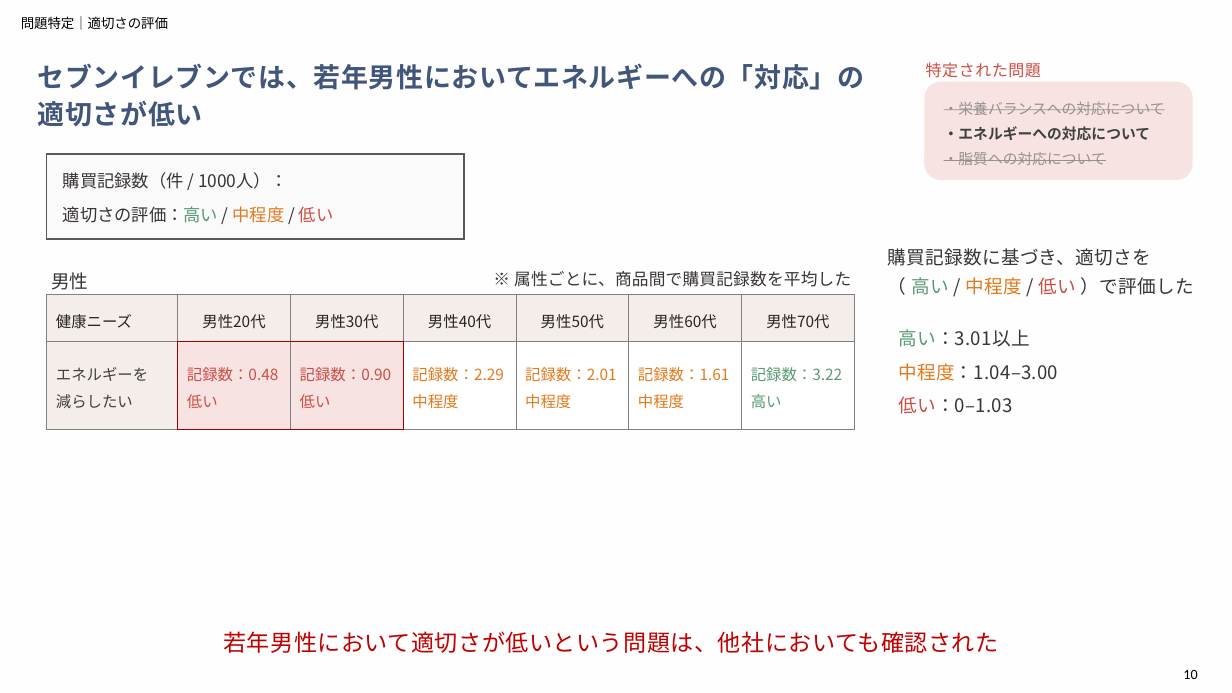
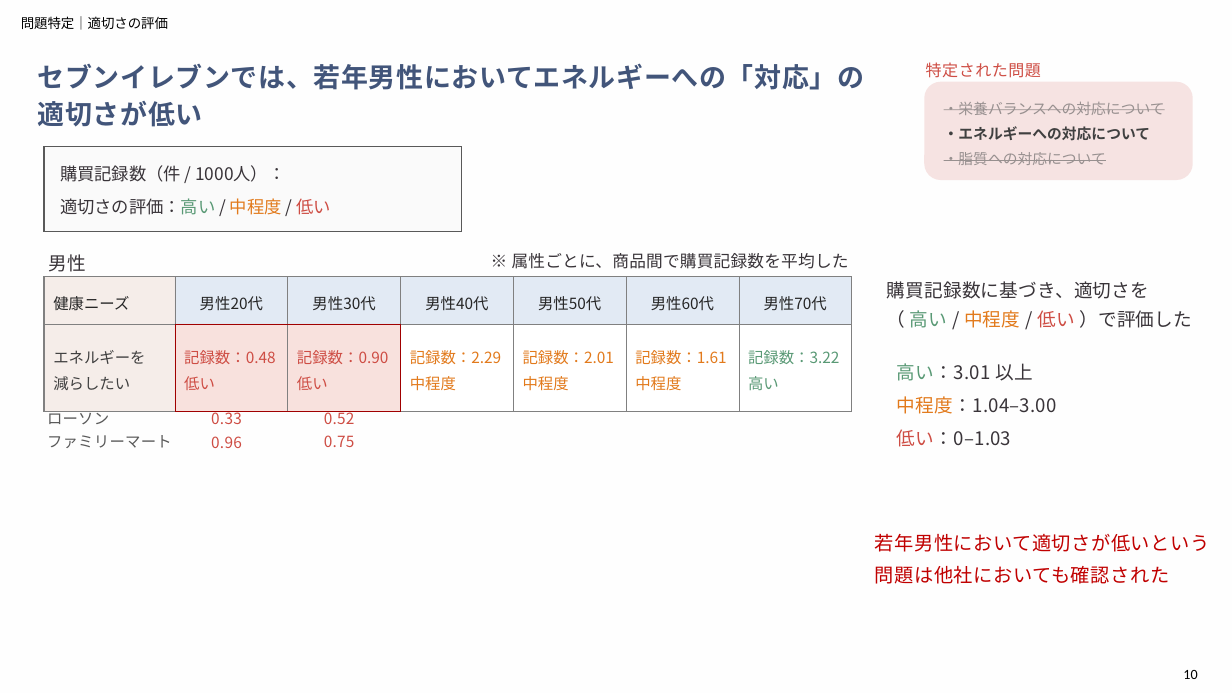
Before and after one commit to aoiseki0415/Accenture_CEO, a slide deck: slide 10 of 提出物一覧/アクセンチュア_最終報告（作成中）.pptx. Drawn at 1232x693 pixels with LibreOffice and Linux fonts; fonts in the diff are those of the drawing. Boxes give left, top, right and bottom in pixels: in the first picture for what was removed or moved away, otherwise in the second. Text is boxed around its words. In the diff, an @@ line names an element or a change of style, - is before the commit and + after.

```diff
--- a/提出物一覧/アクセンチュア_最終報告（作成中）.pptx
+++ b/提出物一覧/アクセンチュア_最終報告（作成中）.pptx
@@ rectangle: place and size @@
-rectangle at <box>47,154,465,239</box>
+rectangle at <box>44,146,462,231</box>
@@ text "購買記録数（件 / 1000人）：": place and size @@
-text "購買記録数（件 / 1000人）：" at <box>63,172,288,189</box>
+text "購買記録数（件 / 1000人）：" at <box>60,165,285,182</box>
@@ text "適切さの評価：高い / 中程度 / 低い": place and size @@
-text "適切さの評価：高い / 中程度 / 低い" at <box>63,206,334,223</box>
+text "適切さの評価：高い / 中程度 / 低い" at <box>60,198,331,215</box>
@@ text "男性": place and size @@
-text "男性" at <box>51,272,89,290</box>
+text "男性" at <box>48,254,86,272</box>
@@ text "※ 属性ごとに、商品間で購買記録数を平均した": place and size @@
-text "※ 属性ごとに、商品間で購買記録数を平均した" at <box>514,271,851,287</box>
+text "※ 属性ごとに、商品間で購買記録数を平均した" at <box>512,253,849,269</box>
@@ text "購買記録数に基づき、適切さを （ 高い / 中程度 ...": place and size @@
-text "購買記録数に基づき、適切さを （ 高い / 中程度 ..." at <box>888,248,1194,295</box>
+text "購買記録数に基づき、適切さを （ 高い / 中程度 ..." at <box>887,281,1192,328</box>
@@ table at <box>44,276,852,396</box> @@
@@ fill #F5EDE9 to #A3BDDF at 30% opacity in 6 cells @@
@@ fill #CE4D44 at 15% opacity to #DA3E22 at 15% opacity in 2 cells @@
@@ table: place and size @@
-table at <box>47,294,855,414</box>
+table at <box>44,276,852,396</box>
@@ text "高い：3.01 以上": place and size @@
-text "高い：3.01 以上" at <box>751,363,1058,414</box>
+text "高い：3.01 以上" at <box>897,363,1057,447</box>
@@ text at <box>897,363,1033,381</box>: spaces changed @@
-高い：3.01以上
+高い：3.01 以上
@@ text added at <box>47,411,172,448</box>, 12 pt, text #595959 @@
+ローソン
+ファミリーマート
@@ text added at <box>211,411,242,448</box>, 12 pt, text #CE4D44 @@
+0.33
+0.96
@@ text added at <box>324,411,355,447</box>, 12 pt, text #CE4D44 @@
+0.52
+0.75
@@ text at <box>875,534,1210,584</box>: text changed; size 18 to 15 pt @@
-若年男性において適切さが低いという問題は、他社においても確認された
+若年男性において適切さが低いという問題は他社においても確認された
```
Also in this commit, not shown: 10 other slides changed, 2 slides added, 2 slides removed.
